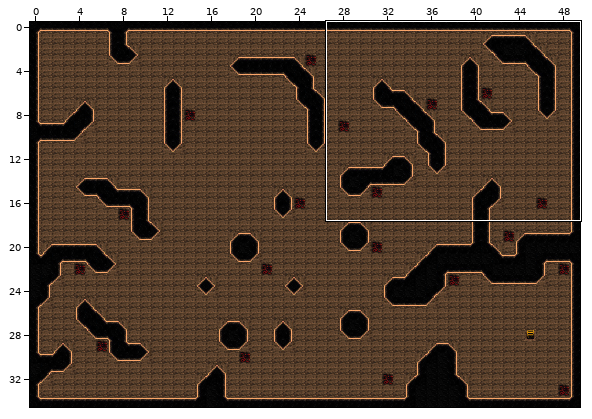
Tiled map: maps/map2.tmx. Above, an overview of the earlier version with the close-up marked.
Close-up. Old version:
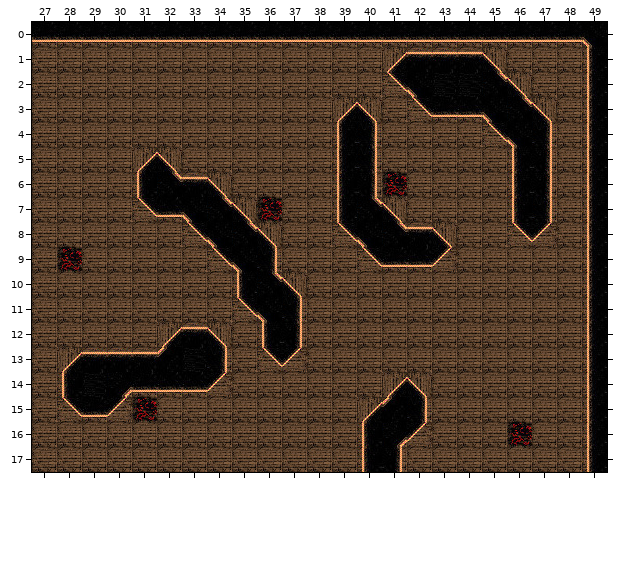
Cells are 25x25 px. Shown: x 27..49, y 0..17.
After the commit:
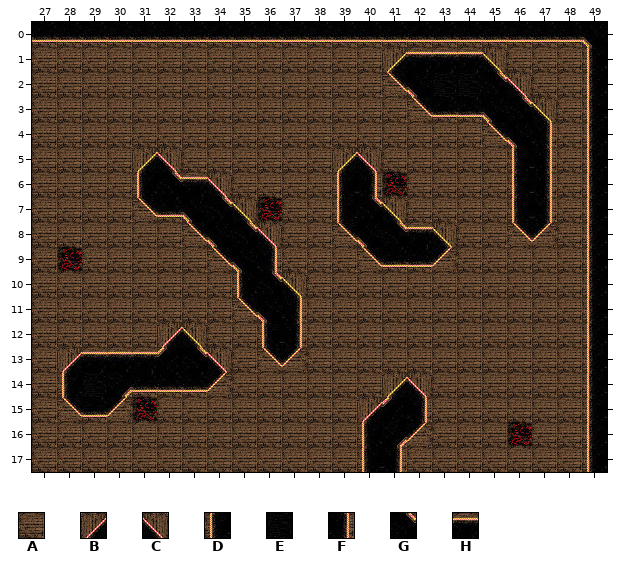
Key: from "textures_hot_rooms": A 0, B 1, C 3, D 8, E 9, F 11, G 18, H 19.
_ is an empty cell.
Tiles replaced or removed in this view: B, C, D, E, F, H.
From old to new:
Changed rows in their new state; . is an unchanged cell.
Layer "Слой тайлов 1":
first column x 39:
 3 AA
 4 AA
 5 BC
first column x 33:
12 CA
13 GC
Boxes around the changes in both close-ups, in picture pixels (x1, y1, x2, y2):
changed: (332, 97, 382, 172)
changed: (182, 322, 232, 372)
